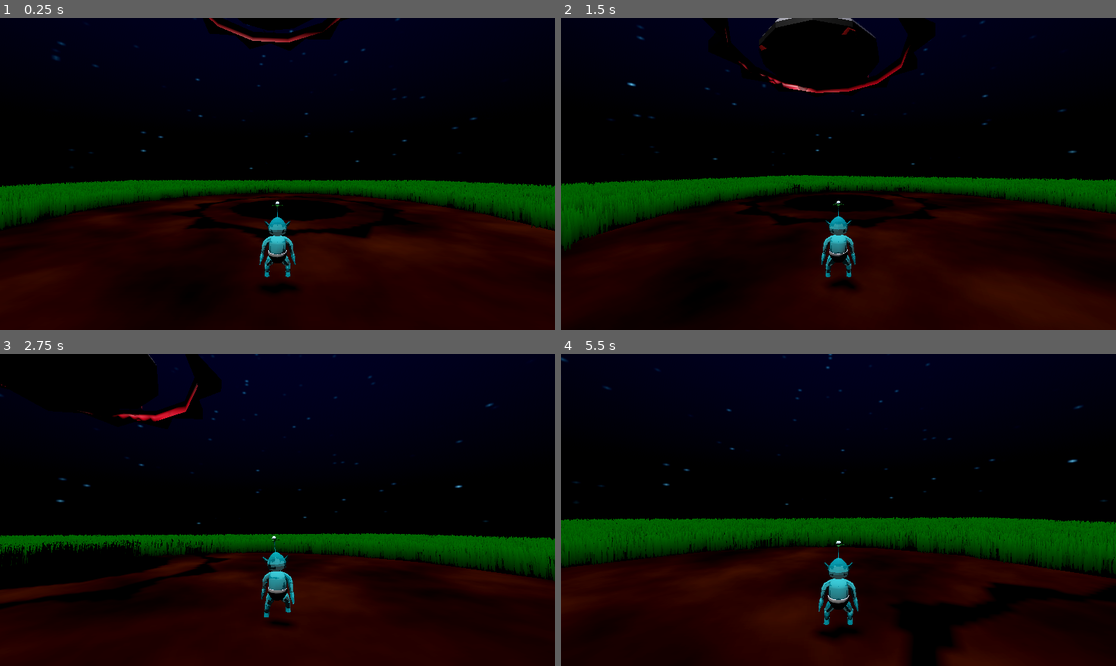
Above: before the commit, frames 1-4 (two rows, left to right).
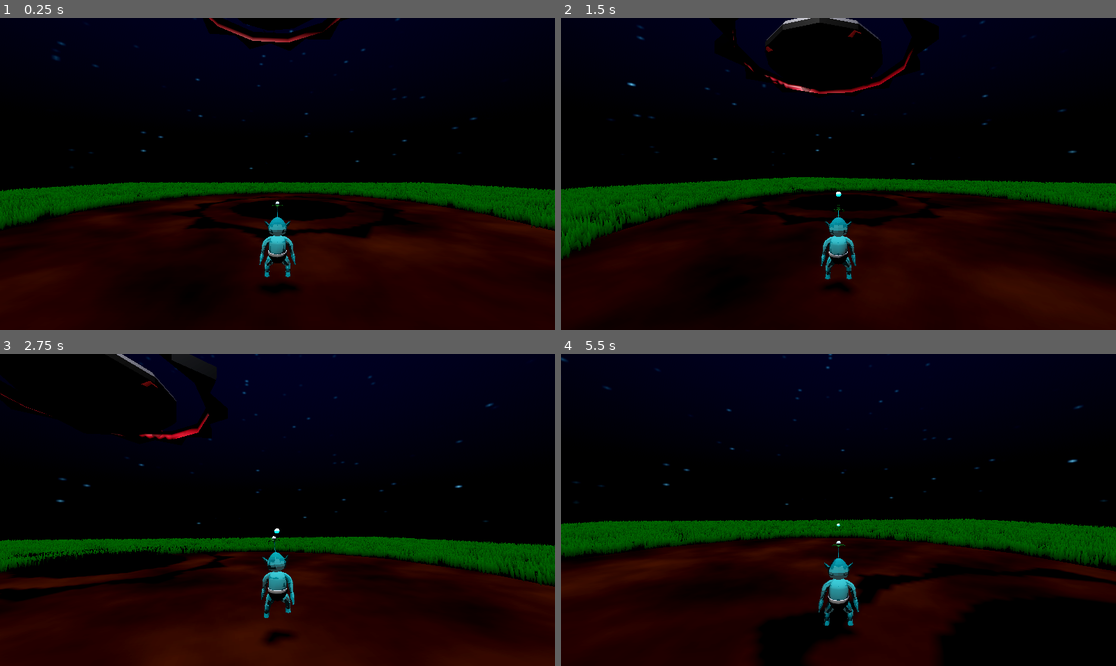
Above: after the commit, the same moments.

Repository: Mushroom-Queen/AlienBaby
Game: Godot game, scene res://level.tscn
Same seed, same stepped clock (60 frames per second), same inputs: the game is played once before the commit and once after it.
Inputs (mouse positions are in pixels of both pictures, inside the frame that each line leads up to):
- Up to frame 1 (0.25 s): no input
- Up to frame 2 (1.5 s): move the mouse to (866, 174) at 0.52 s; hold W (forward) from 0.53 s (still down); click (866, 174) at 0.6 s; move the mouse to (810, 174) at 1.27 s; click (810, 174) at 1.35 s
- Up to frame 3 (2.75 s): keep holding W (forward); move the mouse to (288, 503) at 2.02 s; tap Space (roll) at 2.1 s; click (288, 503) at 2.3 s
- Up to frame 4 (5.5 s): keep holding W (forward); move the mouse to (832, 516) at 2.77 s; tap Middle mouse button (spin) at 2.85 s; click (832, 516) at 3.05 s; move the mouse to (877, 513) at 3.52 s; hold Mouse wheel down (zoom_in) 3.53-4.28 s; click (877, 513) at 3.8 s; move the mouse to (794, 506) at 4.27 s; tap Mouse wheel up (zoom_out) at 4.35 s; click (794, 506) at 4.55 s; move the mouse to (844, 510) at 5.02 s; click (844, 510) at 5.1 s

The runs differ from the first frame. In frame 1, 2.2% of the frame differs, in the area x 0-100%, y 51-68%; in frame 2, 4.9%; in frame 3, 9.3%; in frame 4, 16%, in the area x 0-100%, y 52-100%.

Commit message:
Epic ship bolt and removed shooting charging

Diff:
--- a/enemy_boss_ship.gd
+++ b/enemy_boss_ship.gd
@@ -16,6 +16,12 @@
 var can_shoot := true
 var shoot_timer := 0.0
 var current_bolt = null
+
+# Lightning bolt specific constants
+const SEGMENTS = 6  # Number of segments in the lightning bolt
+const SEGMENT_LENGTH = 0.15  # Length of each segment
+const DEVIATION = 0.1  # Maximum random deviation for each segment
+const BOLT_WIDTH = 0.05  # Width of the lightning bolt
 
 # Existing constants
 const push_multiplier = 7
@@ -144,7 +150,6 @@
 	var timer = get_tree().create_timer(SHOOT_COOLDOWN)
 	timer.timeout.connect(func(): can_shoot = true)
 
-# Add this new function to select the best gun
 func get_best_gun() -> Node3D:
 	if not player:
 		return gun_1  # Default to gun_1 if no player
@@ -179,50 +184,95 @@
 	# Get the best positioned gun
 	var firing_gun = get_best_gun()
 
-	# Create bolt
+	# Create main bolt node
 	var bolt_body = RigidBody3D.new()
 	bolt_body.mass = BOLT_MASS
 	bolt_body.gravity_scale = 0.1
 
-	# Create collision shape for RigidBody (smaller than Area3D)
+	# Create the lightning bolt mesh
+	var st = SurfaceTool.new()
+	st.begin(Mesh.PRIMITIVE_TRIANGLES)
+
+	# Generate lightning bolt vertices
+	var points = []
+	var current_point = Vector3.ZERO
+	points.append(current_point)
+
+	# Generate zigzag pattern
+	for i in range(SEGMENTS):
+		var next_point = current_point + Vector3(
+			randf_range(-DEVIATION, DEVIATION),
+			randf_range(-DEVIATION, DEVIATION),
+			-SEGMENT_LENGTH
+		)
+		points.append(next_point)
+		current_point = next_point
+
+	# Create the mesh geometry
+	for i in range(len(points) - 1):
+		var start = points[i]
+		var end = points[i + 1]
+		var direction = (end - start).normalized()
+		var perpendicular = direction.cross(Vector3.FORWARD).normalized()
+
+		# Calculate vertices for this segment
+		var v1 = start + perpendicular * BOLT_WIDTH
+		var v2 = start - perpendicular * BOLT_WIDTH
+		var v3 = end + perpendicular * BOLT_WIDTH
+		var v4 = end - perpendicular * BOLT_WIDTH
+
+		# Add vertices with UV coordinates
+		st.set_uv(Vector2(0, float(i) / SEGMENTS))
+		st.add_vertex(v1)
+		st.set_uv(Vector2(1, float(i) / SEGMENTS))
+		st.add_vertex(v2)
+		st.set_uv(Vector2(0, float(i + 1) / SEGMENTS))
+		st.add_vertex(v3)
+		st.set_uv(Vector2(1, float(i + 1) / SEGMENTS))
+		st.add_vertex(v4)
+
+		# Add triangles
+		var base_idx = i * 4
+		st.add_index(base_idx)
+		st.add_index(base_idx + 1)
+		st.add_index(base_idx + 2)
+		st.add_index(base_idx + 1)
+		st.add_index(base_idx + 3)
+		st.add_index(base_idx + 2)
+
+	# Create the mesh instance
+	var bolt_mesh = MeshInstance3D.new()
+	bolt_mesh.mesh = st.commit()
+
+	# Create material
+	var material = StandardMaterial3D.new()
+	material.albedo_color = Color(0.3, 0.7, 1.0, 1.0)  # Light blue color
+	material.emission_enabled = true
+	material.emission = Color(0.3, 0.7, 1.0, 1.0)
+	material.emission_energy_multiplier = 4.0
+	material.transparency = BaseMaterial3D.TRANSPARENCY_ALPHA
+	bolt_mesh.material_override = material
+
+	# Create collision shape
 	var collision = CollisionShape3D.new()
 	var capsule_shape = CapsuleShape3D.new()
-	capsule_shape.radius = 0.15  # Slightly smaller for physical collisions
-	capsule_shape.height = 0.8
+	capsule_shape.radius = BOLT_WIDTH
+	capsule_shape.height = SEGMENT_LENGTH * SEGMENTS
 	collision.shape = capsule_shape
 	bolt_body.add_child(collision)
 
-	# Create Area3D for damage detection
+	# Create damage area
 	var damage_area = Area3D.new()
 	damage_area.name = "DamageArea"
-
-	# Create collision shape for Area3D (slightly larger than RigidBody)
 	var area_collision = CollisionShape3D.new()
 	var area_shape = CapsuleShape3D.new()
-	area_shape.radius = 0.25  # Slightly larger for better hit detection
-	area_shape.height = 1.0
+	area_shape.radius = BOLT_WIDTH * 2
+	area_shape.height = SEGMENT_LENGTH * SEGMENTS
 	area_collision.shape = area_shape
 	damage_area.add_child(area_collision)
-
-	# Add Area3D to bolt
 	bolt_body.add_child(damage_area)
 
-	# Create mesh
-	var bolt_mesh = MeshInstance3D.new()
-	var mesh_resource = CylinderMesh.new()
-	mesh_resource.top_radius = 0.2
-	mesh_resource.bottom_radius = 0.2
-	mesh_resource.height = 1.0
-	bolt_mesh.mesh = mesh_resource
-
-	# Create material
-	var material = StandardMaterial3D.new()
-	material.albedo_color = Color(1, 0.5, 0, 1)  # Orange color
-	material.emission_enabled = true
-	material.emission = Color(1, 0.5, 0, 1)
-	material.emission_energy_multiplier = 2.0
-	bolt_mesh.material_override = material
-
+	# Add mesh to bolt
 	bolt_body.add_child(bolt_mesh)
 
 	# Setup physics
@@ -233,26 +283,29 @@
 	# Add metadata for lifetime tracking
 	bolt_body.set_meta("spawn_time", Time.get_unix_time_from_system())
 
-	# Add to scene and position at the firing gun
+	# Add to scene and position
 	world.add_child(bolt_body)
 	bolt_body.global_position = firing_gun.global_position
 
-	# Look at player from the gun position
+	# Look at player
 	bolt_body.look_at(player.global_position)
-	bolt_body.rotate_object_local(Vector3.RIGHT, PI/2)
 
 	# Connect Area3D signals
 	damage_area.body_entered.connect(_on_bolt_area_entered.bind(bolt_body))
 
 	current_bolt = bolt_body
 
-# New collision handler for Area3D
+	# Add animation
+	var tween = create_tween()
+	tween.tween_property(material, "emission_energy_multiplier", 0.5, 0.1)
+	tween.tween_property(material, "emission_energy_multiplier", 4.0, 0.1)
+	tween.set_loops()
+
 func _on_bolt_area_entered(body: Node3D, bolt: RigidBody3D) -> void:
 	if body == player:
 		player.hurt()  # Call player's hurt method
 		bolt.queue_free()
 		current_bolt = null
-
 
 func start_charge_attack() -> void:
 	current_state = PREPARING_CHARGE
--- a/laser.gd
+++ b/laser.gd
@@ -2,17 +2,17 @@
 
 @onready var ray := $RayCast3D
 @onready var mesh := $MeshInstance3D
-var is_charging := false
-var can_fire := true
-var charge_timer: SceneTreeTimer = null
+
 var world: Node
 var player
 var camera: Camera3D
+var can_fire := true
+var current_bolt = null
+
 const PROJECTILE_SPEED := 6.0
 const MAX_PROJECTILE_LIFETIME := 2.0
-const CHARGE_TIME := 0.5
 const BOLT_MASS := 100.0
-var current_bolt = null
+const FIRE_RATE := 0.5  # 2 shots per second (1/2 = 0.5 seconds between shots)
 
 func _ready():
 	world = find_world(get_tree().root)
@@ -32,36 +32,14 @@
 			return found
 	return null
 
-func start_charging():
+func start_firing():
 	if can_fire and world:
-		is_charging = true
+		fire_bolt()
 		can_fire = false
-		charge_timer = get_tree().create_timer(CHARGE_TIME)
-		charge_timer.timeout.connect(fire_charged_bolt)
-
-func start_firing():
-	start_charging()
-
-func stop_firing():
-	stop_charging()
-
-func stop_charging():
-	if is_charging:
-		is_charging = false
-		can_fire = true
-		if charge_timer and is_instance_valid(charge_timer):
-			if charge_timer.timeout.is_connected(fire_charged_bolt):
-				charge_timer.timeout.disconnect(fire_charged_bolt)
-		charge_timer = null
-
-func fire_charged_bolt():
-	if is_charging:
-		spawn_bolt()
-		is_charging = false
-		var cooldown_timer = get_tree().create_timer(0.2)
+		var cooldown_timer = get_tree().create_timer(FIRE_RATE)
 		cooldown_timer.timeout.connect(func(): can_fire = true)
 
-func spawn_bolt():
+func fire_bolt():
 	if not world:
 		return
 
@@ -105,7 +83,6 @@
 
 func _on_bolt_collision(body: Node3D, bolt: RigidBody3D):
 	if body != player:  # Ignore collisions with player
-		# Add impact effects here if desired
 		bolt.queue_free()
 		current_bolt = null
 
--- a/level.tscn
+++ b/level.tscn
@@ -79,6 +79,7 @@
 top_level = true
 
 [node name="ground_grass2" parent="." instance=ExtResource("2_jx0al")]
+transform = Transform3D(1, 0, 0, 0, 0.5, 0, 0, 0, 1, 0, 0, 0)
 
 [node name="ground_dirt2" parent="." instance=ExtResource("3_urap5")]
 
--- a/player.gd
+++ b/player.gd
@@ -41,6 +41,7 @@
 const MAX_ANGULAR_VELOCITY = 40.0
 const SPIN_RESET_TIME = 2.0
 const CANT_TOUCH_THIS_TIME = .5
+const ATTACK_DURATION = 0.2  # Duration to stay in attack state after firing
 
 enum ActionState {IDLE, WALK, ROLL, ATTACK, SPIN}
 
@@ -60,6 +61,7 @@
 var camera_original_rotation: Vector3
 var spin_count = 0
 var spin_timeout = 0.0
+var attack_timer = 0.0
 
 func _ready():
 	lock_rotation = true
@@ -141,12 +143,9 @@
 
 	if Input.is_action_just_pressed("attack") and action_state != ActionState.SPIN:
 		action_state = ActionState.ATTACK
+		attack_timer = ATTACK_DURATION
+		animation_tree.set("parameters/shooting/blend_amount", 1.0)
 		laser.start_firing()
-
-	if Input.is_action_just_released("attack") and action_state == ActionState.ATTACK:
-		action_state = ActionState.IDLE
-		animation_tree.set("parameters/shooting/blend_amount", 0.0)
-		laser.stop_firing()
 
 	if event is InputEventMouseMotion:
 		spring_arm_pivot.rotate_y(-event.relative.x * .005)
@@ -159,6 +158,13 @@
 	is_rolling = animation_tree.get("parameters/roll/active")
 	prev_is_spinning = is_spinning
 	is_spinning = animation_tree.get("parameters/spin/active")
+
+	# Update attack timer and state
+	if action_state == ActionState.ATTACK:
+		attack_timer -= state.step
+		if attack_timer <= 0:
+			action_state = ActionState.IDLE
+			animation_tree.set("parameters/shooting/blend_amount", 0.0)
 
 	var current_velocity = state.linear_velocity
 	var current_speed = current_velocity.length()
@@ -216,8 +222,6 @@
 		direction = direction.rotated(Vector3.UP, spring_arm_pivot.rotation.y)
 
 	if action_state == ActionState.ATTACK:
-		var lerp_to_1 = lerpf(animation_tree.get("parameters/shooting/blend_amount"), 1.0, state.step * 20)
-		animation_tree.set("parameters/shooting/blend_amount", lerp_to_1)
 		armature.rotation.y = spring_arm_pivot.rotation.y + PI
 		state.apply_central_force(direction * MOVEMENT_FORCE * 0.5)
 	elif is_spinning:
